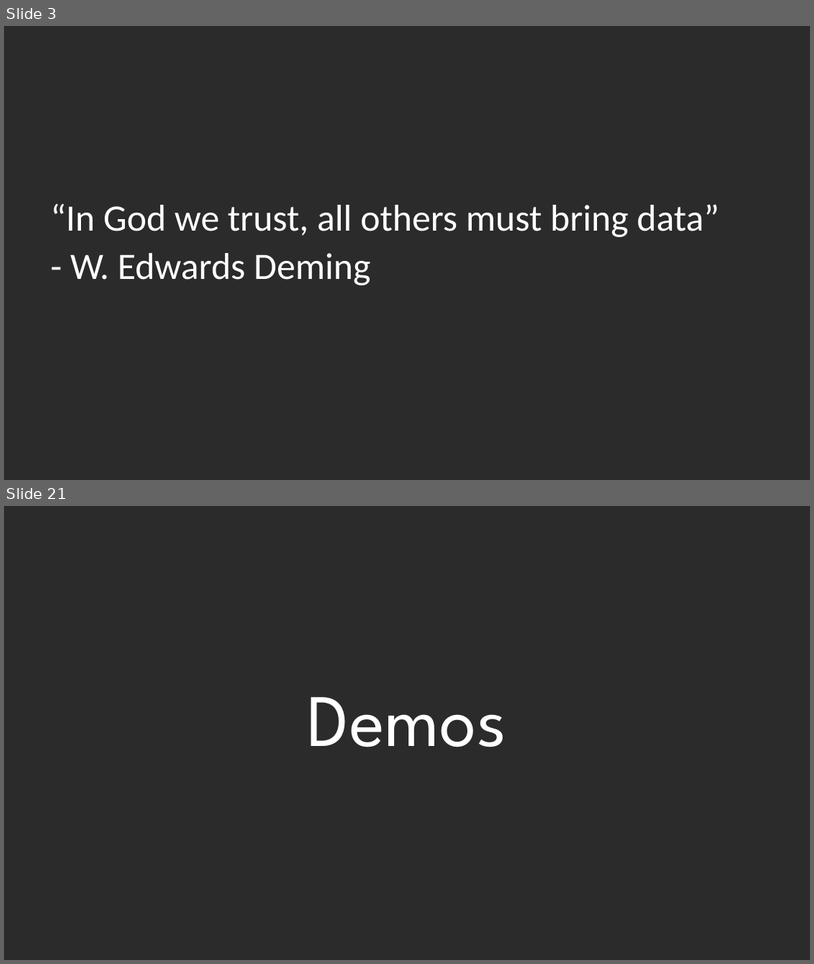
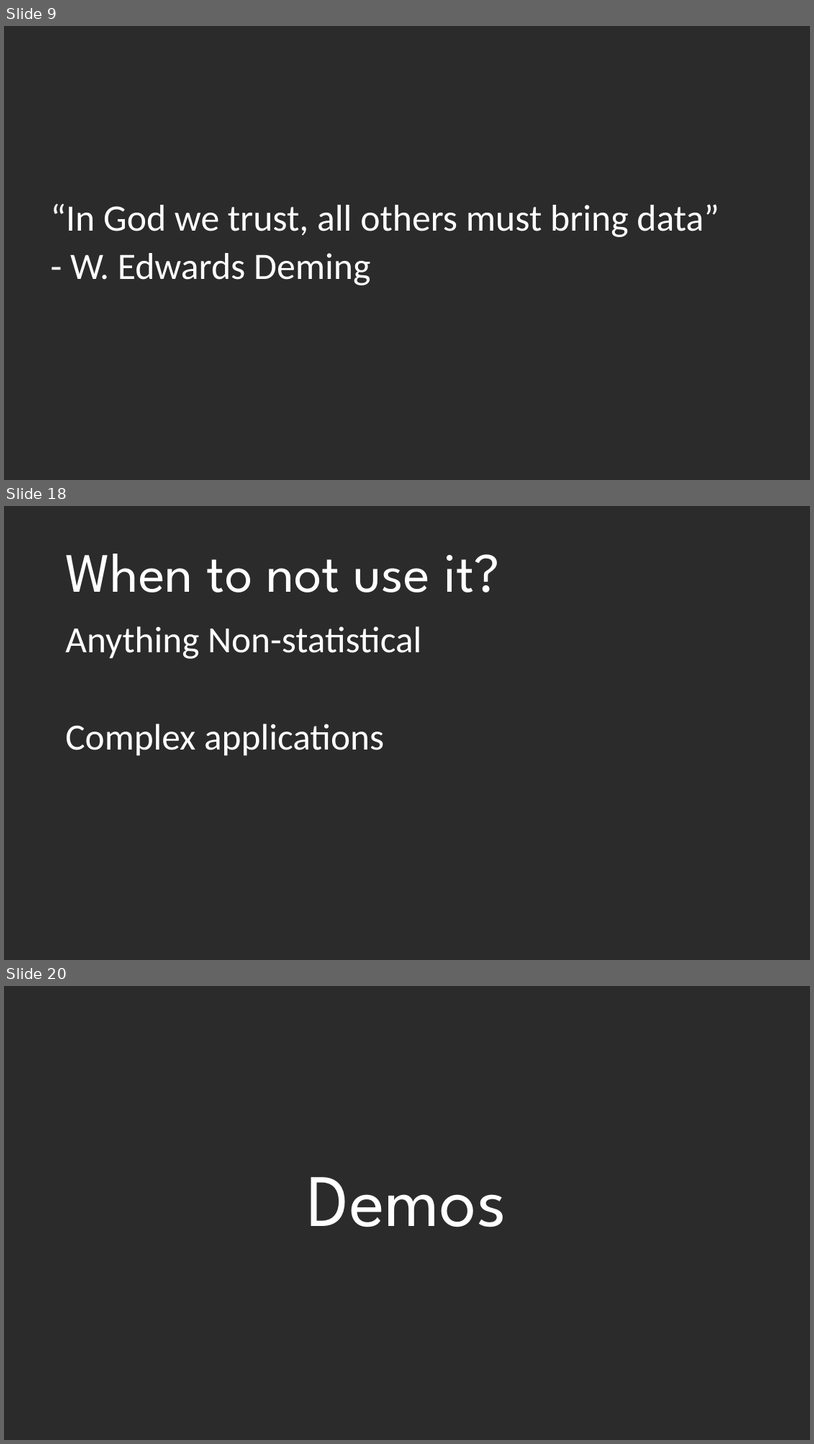
Before and after one commit to DustinEwers/r-talk-demos, a slide deck: slides/r_slides.pptx. Shown one above the other, each under a label of ours: slides 3 and 21 before the commit, slides 9, 18 and 20 after it; the slides between them are not shown. The pictures are 814x964 and 814x1444 pixels, drawn with LibreOffice and Linux fonts; fonts in the diff are those of the drawing; background and template pictures are left out; a plain dark background stands for a picture behind light text. Boxes give left, top, right and bottom in pixels: in the first picture for what was removed or moved away, otherwise in the second. Text is boxed around its words. In the diff, an @@ line names an element or a change of style, - is before the commit and + after.

```diff
--- a/slides/r_slides.pptx
+++ b/slides/r_slides.pptx
@@ slide 18 added at (x1=4, y1=506, x2=810, y2=960), background picture (left out) @@
@@ title added at (x1=65, y1=554, x2=500, y2=592), 66 pt, text #FFFFFF @@
+When to not use it?
@@ text added at (x1=65, y1=626, x2=422, y2=756), 44 pt, text #FFFFFF @@
+Anything Non-statistical
+Complex applications
@@ what was slide 3 is now slide 9 @@
@@ what was slide 21 is now slide 20 @@
```
Also in this commit, not shown: 9 slides changed, 9 other slides added, 7 slides removed.
